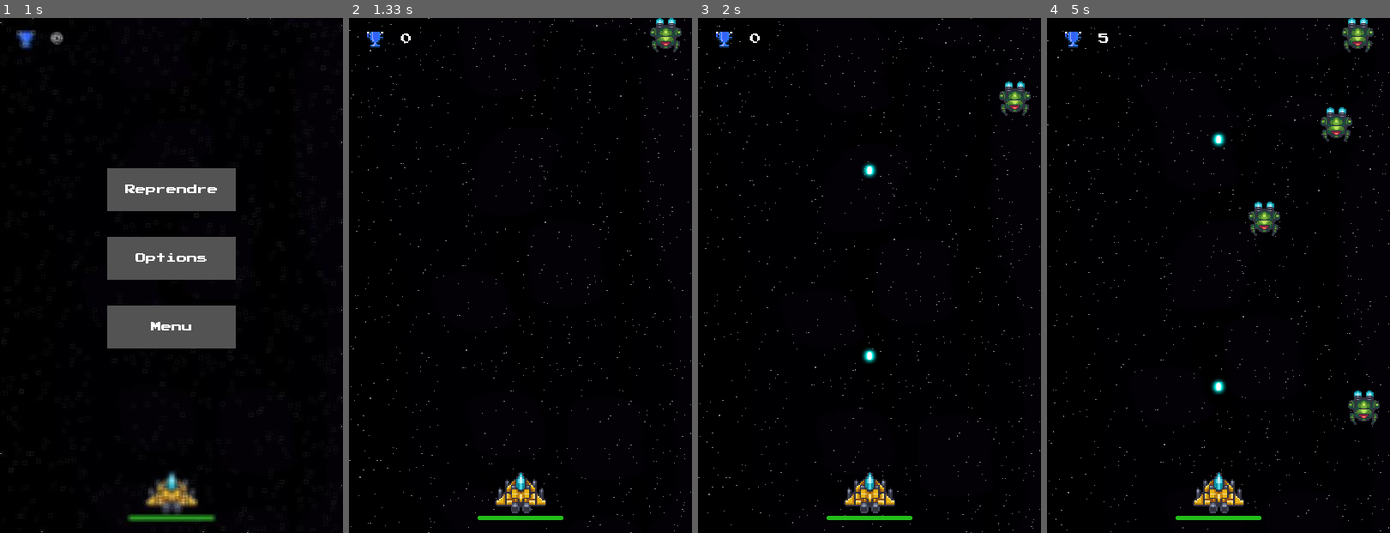
Above: before the commit, frames 1-4 (left to right).
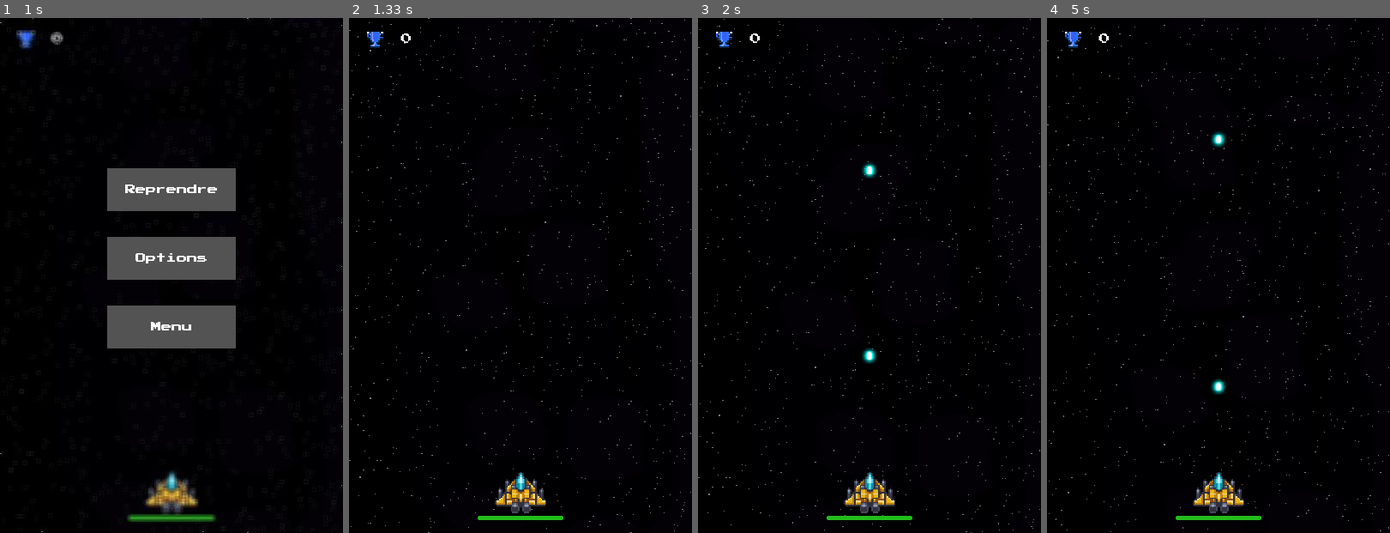
Above: after the commit, the same moments.

Repository: Fabien-crypto/SpaceShooter
Game: pygame game, started from main.py
Same seed, same stepped clock (60 frames per second), same inputs: the game is played once before the commit and once after it.
Inputs:
- Up to frame 1 (1 s): tap Enter at 0.33 s; tap Esc at 0.67 s
- Up to frame 2 (1.33 s): click "Reprendre" at 1.05 s
- Up to frame 3 (2 s): tap Space at 1.33, 1.73 s
- Up to frame 4 (5 s): tap Space at 2.03, 2.57, 2.87, 3.07, 3.37, 3.63, 3.97, 4.27, 4.8 s

Frame 1 is identical in both runs. In frame 2, 0.4% of the frame differs, in the area x 87-97%, y 0-7%; in frame 3, 0.4%; in frame 4, 1.7%, in the area x 15-97%, y 0-79%.

Commit message:
ZAZFZE
effzebfizebgfze

Diff:
--- a/main.py
+++ b/main.py
@@ -264,11 +264,8 @@
         return pygame.sprite.spritecollide(sprite, group, False, pygame.sprite.collide_mask)
 
     def spawn_monster(self):
-        now = pygame.time.get_ticks()
         monster = Monster(self)
-        if now - self.last_monster > self.delay_spawn :
-            self.all_monsters.add(monster)
-            self.last_monster = now
+        self.all_monsters.add(monster)
 
 #Initialisation du jeu#
 pygame.init()
@@ -535,9 +532,7 @@
         prec_score = pygame.image.load('assets/icon/prec_score.png')
         prec_score = pygame.transform.scale(prec_score,(20,20))
         screen.blit(BG, (0, 0))
-
         MENU_MOUSE_POS = pygame.mouse.get_pos()
-
         MENU_TEXT = get_font(23).render("SpaceShooter", True, "#b68f40")
         MENU_RECT = MENU_TEXT.get_rect(center=(200, 80))
         PLAY_BUTTON = Button(image=buttonimg, pos=(200, 200),
@@ -560,7 +555,6 @@
             button.changeColor(MENU_MOUSE_POS)
             button.update(screen)
 
-
         for event in pygame.event.get():
             if event.type==pygame.KEYDOWN:
                 if event.key==pygame.K_RETURN:
@@ -648,16 +642,14 @@
         screen.blit(prec_score,(20,15))
         screen.blit(Score_TEXT, Score_RECT)
 
-
         #récupérer tout les projectiles du joueur #
         for projectile in game.player.all_projectiles :
             projectile.move()
-
         for monster in game.all_monsters :
             monster.forward()
-
         game.player.update_health_bar(screen)
-        game.spawn_monster()
+
+
 
         # vérifier si le joueur souhaite bouger ou tirer#
         if game.pressed.get(pygame.K_SPACE):
@@ -701,8 +693,13 @@
                     blurImage.save('assets/menu/blurrybg.jpg')
                     BG2 = pygame.image.load('assets/menu/blurrybg.jpg')
                     screen.blit(BG2, (0, 0))
+                    game.pressed[pygame.K_DOWN] = False
+                    game.pressed[pygame.K_UP] = False
+                    game.pressed[pygame.K_RIGHT] = False
+                    game.pressed[pygame.K_LEFT] = False
+                    game.pressed[pygame.K_SPACE] = False
                     paused()
-            elif event.type == pygame.KEYUP :
+            if event.type == pygame.KEYUP :
                 game.pressed[event.key] = False
 
 main_menu()
--- a/scores.txt
+++ b/scores.txt
@@ -1,6 +1,6 @@
 60
 0
-0.05
-25
-0.5
-250
+0.0
+0
+0.0
+0
Binary file changed: assets/menu/blurrybg.jpg
Binary file changed: assets/menu/currentbg.jpg
